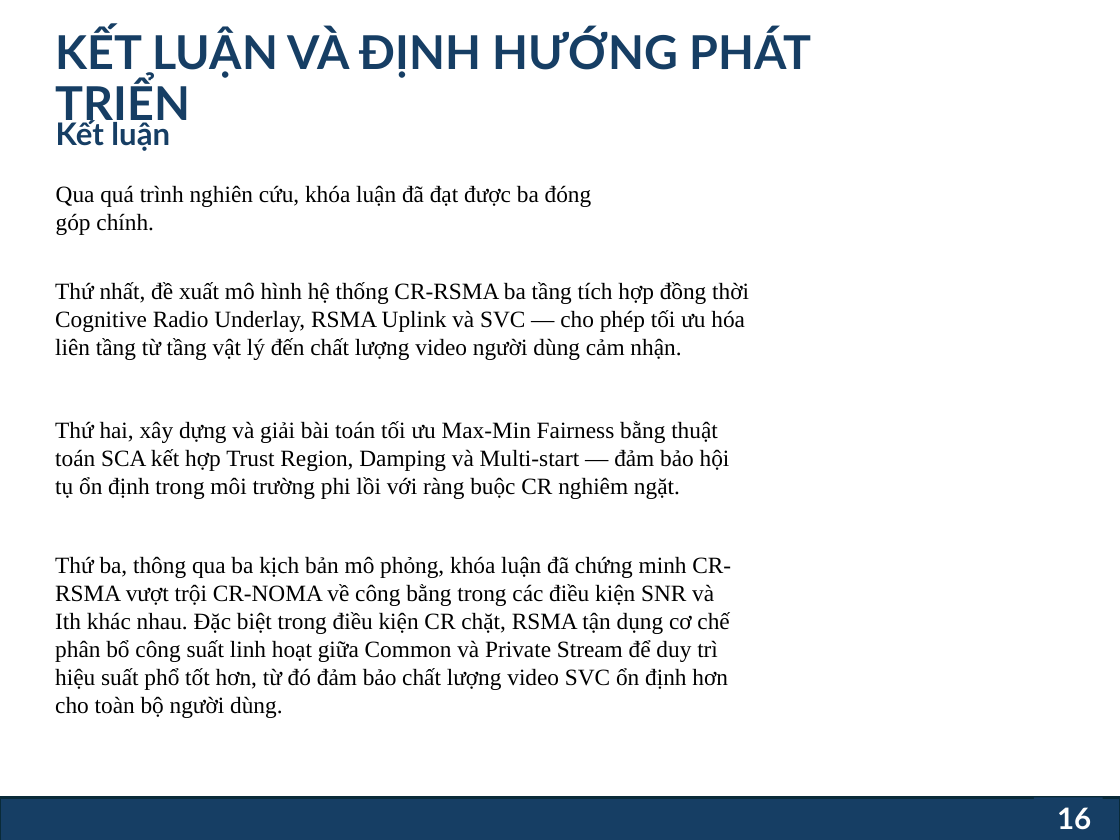
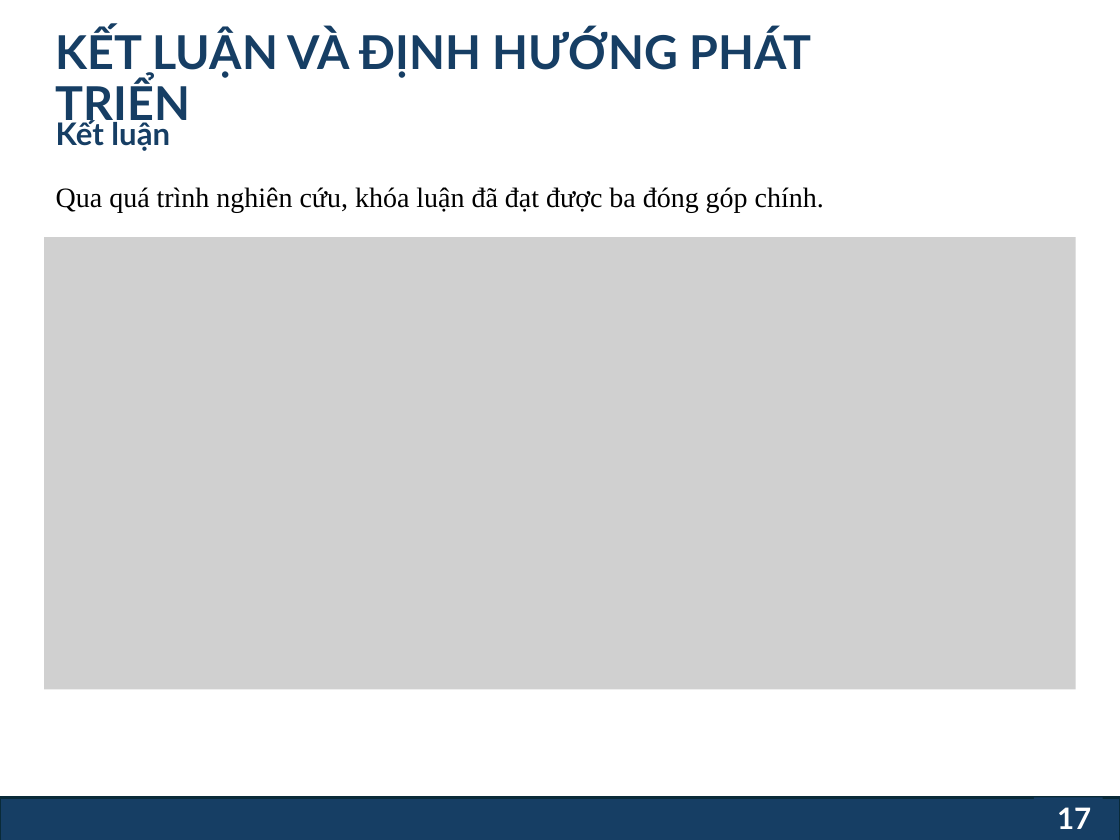
Before and after one commit to ngthvinh08/Graduation_Thesis_2026, a slide deck: slide 17 of final/Nguyễn Thành Vinh - KLTN.pptx (slide 16 before the commit). Drawn at 1120x840 pixels with LibreOffice and Linux fonts; fonts in the diff are those of the drawing; grey boxes stand for pictures; background and template pictures are left out. Boxes give left, top, right and bottom in pixels: in the first picture for what was removed or moved away, otherwise in the second. Text is boxed around its words. In the diff, an @@ line names an element or a change of style, - is before the commit and + after.

```diff
--- a/final/Nguyễn Thành Vinh - KLTN.pptx
+++ b/final/Nguyễn Thành Vinh - KLTN.pptx
@@ text "Qua quá trình nghiên cứu, ..." at (56,187,824,213): size 15 to 18 pt @@
@@ picture added at (44,237,1075,690) @@
@@ text removed at (55,282,749,360) @@
-Thứ nhất, đề xuất mô hình hệ thống CR-RSMA ba tầng tích hợp đồng thời Cognitive Radio Underlay, RSMA Uplink và SVC — cho phép tối ưu hóa liên tầng từ tầng vật lý đến chất lượng video người dùng cảm nhận.
@@ text removed at (55,421,730,499) @@
-Thứ hai, xây dựng và giải bài toán tối ưu Max-Min Fairness bằng thuật toán SCA kết hợp Trust Region, Damping và Multi-start — đảm bảo hội tụ ổn định trong môi trường phi lồi với ràng buộc CR nghiêm ngặt.
@@ text removed at (55,556,731,718) @@
-Thứ ba, thông qua ba kịch bản mô phỏng, khóa luận đã chứng minh CR-RSMA vượt trội CR-NOMA về công bằng trong các điều kiện SNR và Ith khác nhau. Đặc biệt trong điều kiện CR chặt, RSMA tận dụng cơ chế phân bổ công suất linh hoạt giữa Common và Private Stream để duy trì hiệu suất phổ tốt hơn, từ đó đảm bảo chất lượng video SVC ổn định hơn cho toàn bộ người dùng.
@@ page number at (1057,807,1091,829): text changed @@
-16
+17
```
Also in this commit, not shown: 14 other slides changed, 3 slides added, 2 slides removed, 9 other files.
